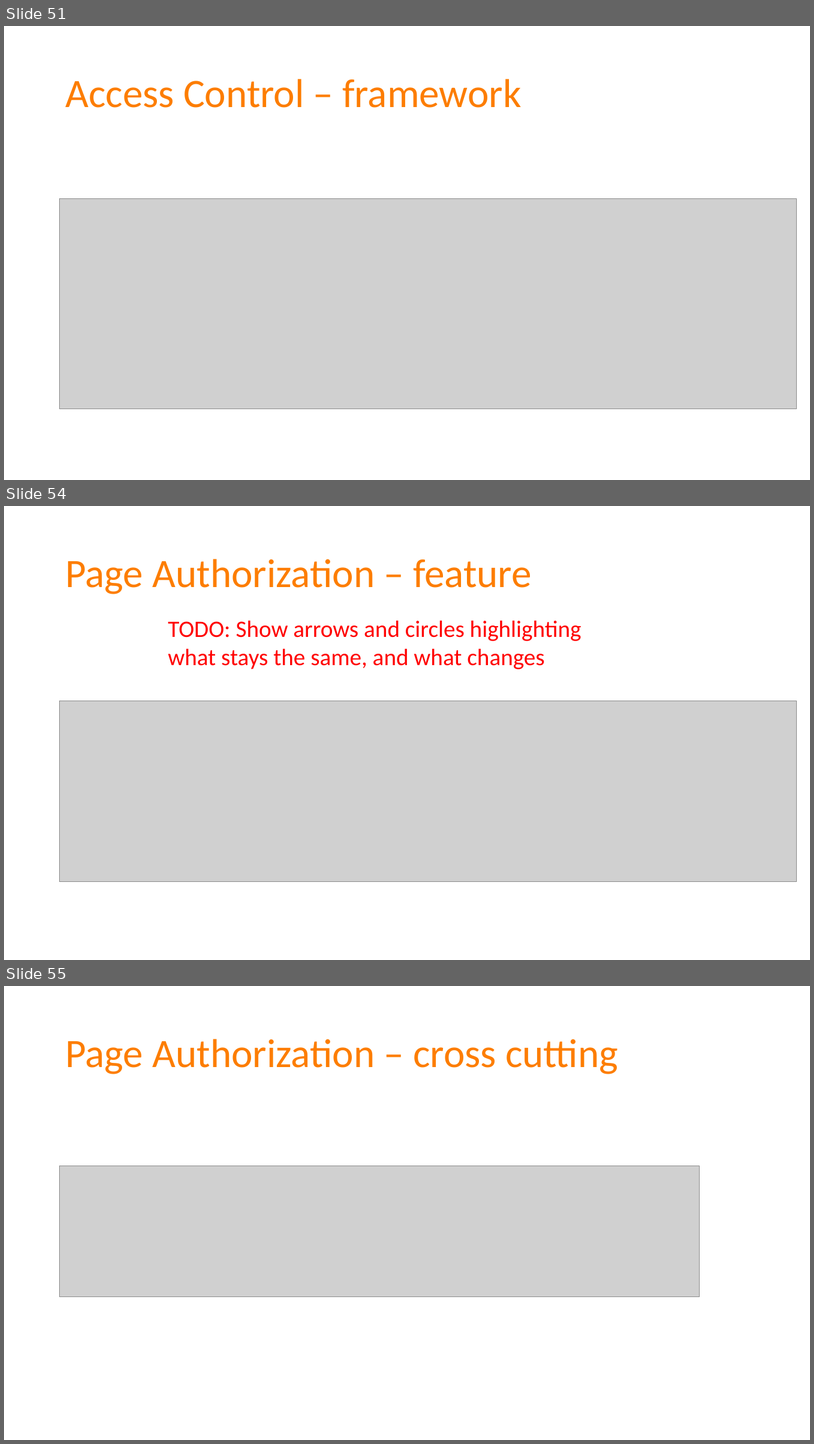
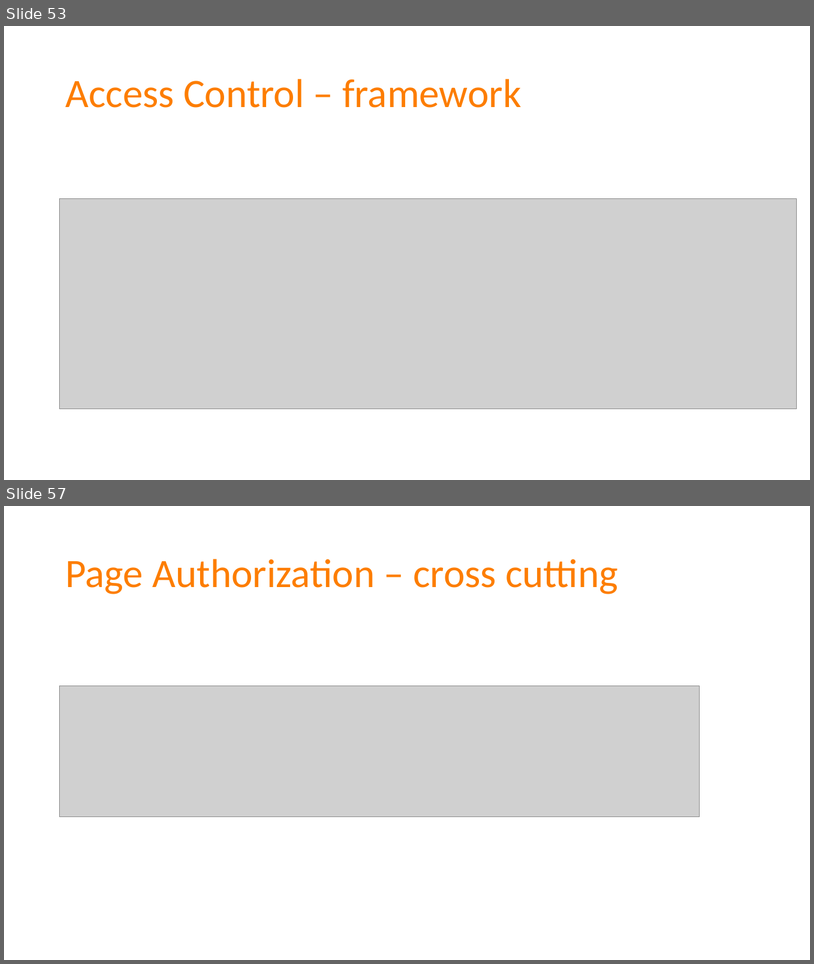
Before and after one commit to spetryjohnson/Talk---Dont-Write-Secure-Code-Design-Secure-Systems, a slide deck: Secure Systems - CodeMash 2017.pptx. Shown one above the other, each under a label of ours: slides 51, 54 and 55 before the commit, slides 53 and 57 after it; the slides between them are not shown. The pictures are 814x1444 and 814x964 pixels, drawn with LibreOffice and Linux fonts; fonts in the diff are those of the drawing; grey boxes stand for pictures. Boxes give left, top, right and bottom in pixels: in the first picture for what was removed or moved away, otherwise in the second. Text is boxed around its words. In the diff, an @@ line names an element or a change of style, - is before the commit and + after.

```diff
--- a/Secure Systems - CodeMash 2017.pptx
+++ b/Secure Systems - CodeMash 2017.pptx
@@ slide 54 removed at [4, 506, 810, 960], background #FFFFFF @@
@@ title removed at [65, 559, 531, 594] @@
-Page Authorization – feature
@@ text removed at [168, 620, 582, 669] @@
-TODO: Show arrows and circles highlighting what stays the same, and what changes
@@ picture removed at [60, 701, 798, 882] @@
@@ what was slide 51 is now slide 53 @@
@@ what was slide 55 is now slide 57 @@
```
Also in this commit, not shown: 6 slides changed, 4 slides added, 4 other slides removed, 3 other files.
